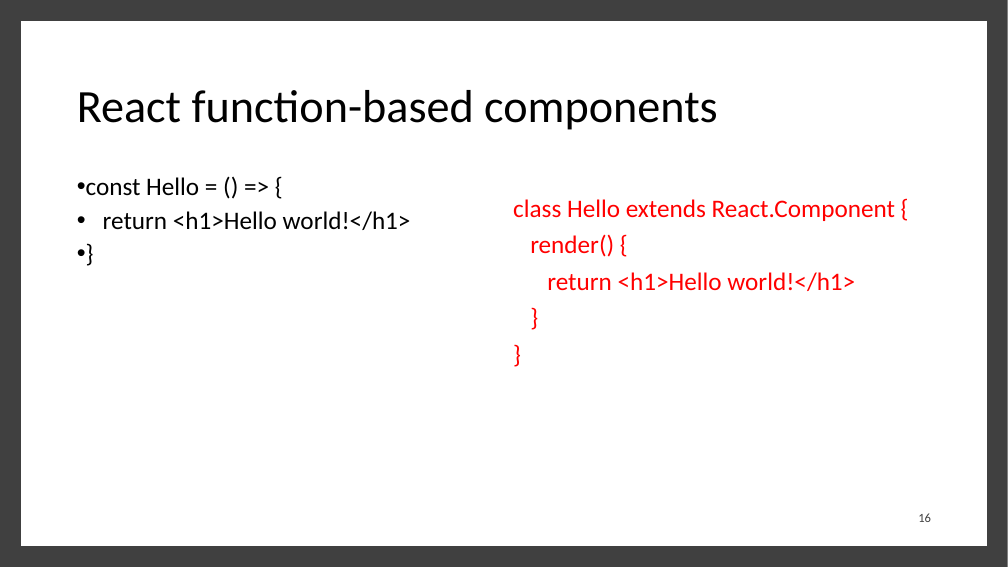
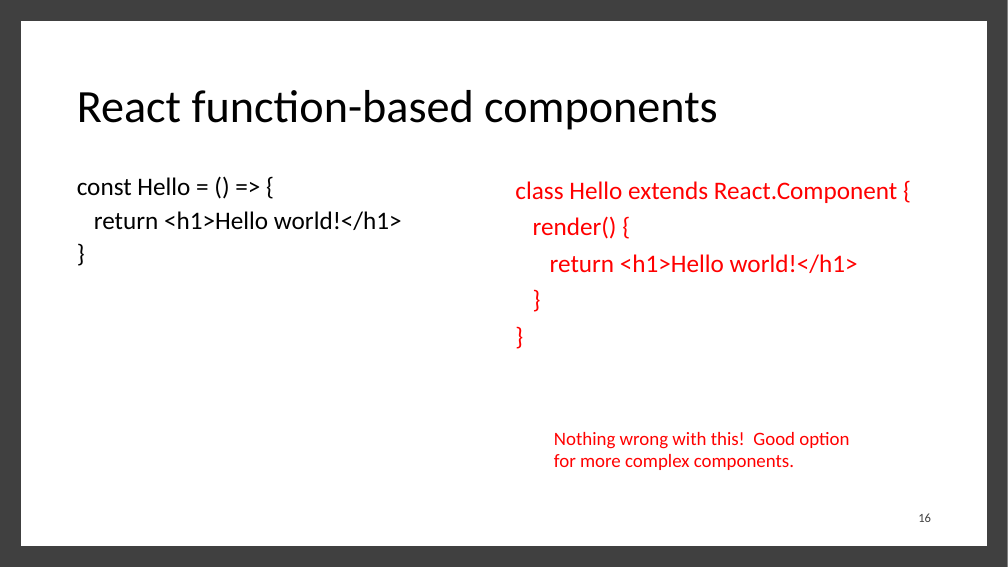
Before and after one commit to rdavidhall3/r-pharma-js-toolchain-2022, a slide deck: slide 16 of workshop/RPharma_2022_Hall_v2.pptx. Drawn at 1008x567 pixels with LibreOffice and Linux fonts; fonts in the diff are those of the drawing. Boxes give left, top, right and bottom in pixels: in the first picture for what was removed or moved away, otherwise in the second. Text is boxed around its words. In the diff, an @@ line names an element or a change of style, - is before the commit and + after.

```diff
--- a/workshop/RPharma_2022_Hall_v2.pptx
+++ b/workshop/RPharma_2022_Hall_v2.pptx
@@ text "const Hello = () => ..." at bbox=[77, 177, 402, 230]: bullet • to none @@
@@ text "class Hello extends React.Component {": place and size @@
-text "class Hello extends React.Component {" at bbox=[513, 199, 895, 291]
+text "class Hello extends React.Component {" at bbox=[515, 181, 897, 273]
@@ text added at bbox=[554, 432, 849, 470], 18 pt, text #FF0000 @@
+Nothing wrong with this! Good option for more complex components.
```
Also in this commit, not shown: 9 other slides changed, 1 slide added, 2 other files.
